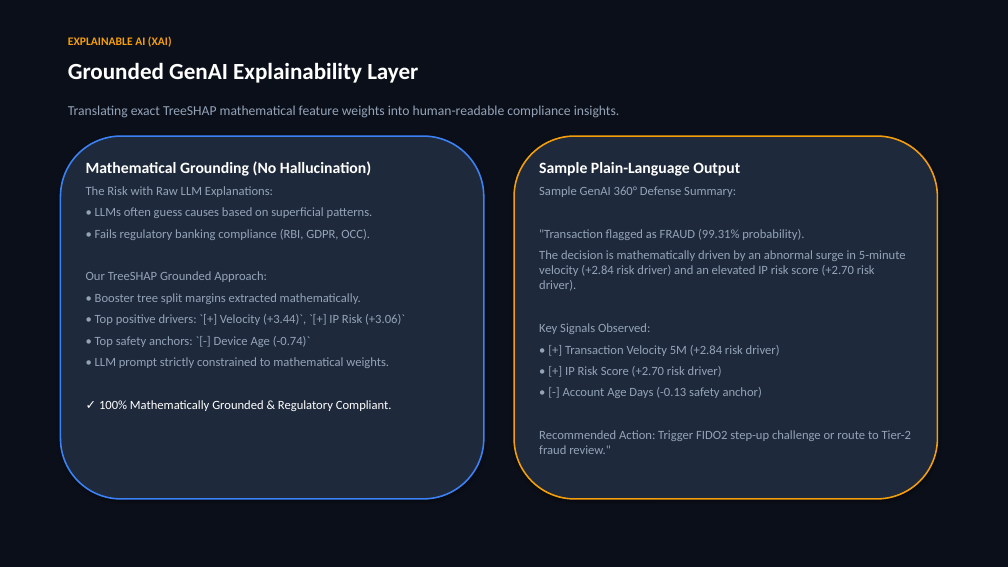
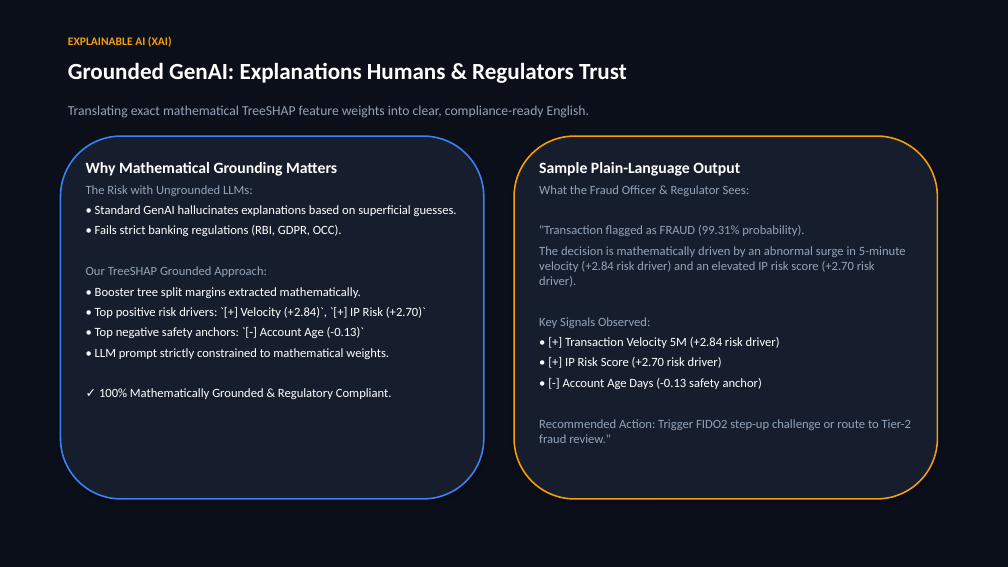
Before and after one commit to Abhay-s-8/defense, a slide deck: slide 10 of docs/AI_Defense_Lab_Presentation.pptx. Drawn at 1008x567 pixels with LibreOffice and Linux fonts; fonts in the diff are those of the drawing. Boxes give left, top, right and bottom in pixels: in the first picture for what was removed or moved away, otherwise in the second. Text is boxed around its words. In the diff, an @@ line names an element or a change of style, - is before the commit and + after.

```diff
--- a/docs/AI_Defense_Lab_Presentation.pptx
+++ b/docs/AI_Defense_Lab_Presentation.pptx
@@ text at box(68, 62, 627, 83): text changed @@
-Grounded GenAI Explainability Layer
+Grounded GenAI: Explanations Humans & Regulators Trust
@@ text at box(68, 105, 589, 118): text changed @@
-Translating exact TreeSHAP mathematical feature weights into human-readable compliance insights.
+Translating exact mathematical TreeSHAP feature weights into clear, compliance-ready English.
@@ rounded rectangle "Why Mathematical Grounding Matters" at box(60, 136, 484, 499): fill #1E293B to #161E2E @@
@@ rounded rectangle "Sample Plain-Language Output" at box(514, 136, 938, 499): fill #1E293B to #161E2E @@
@@ text in rounded rectangle at box(86, 162, 457, 236): text changed; text colour #94A3B8 to #FFFFFF @@
-Mathematical Grounding (No Hallucination)
-The Risk with Raw LLM Explanations:
-• LLMs often guess causes based on superficial patterns.
-• Fails regulatory banking compliance (RBI, GDPR, OCC).
+Why Mathematical Grounding Matters
+The Risk with Ungrounded LLMs:
+• Standard GenAI hallucinates explanations based on superficial guesses.
+• Fails strict banking regulations (RBI, GDPR, OCC).
@@ text in rounded rectangle at box(539, 185, 750, 196): text changed @@
-Sample GenAI 360° Defense Summary:
+What the Fraud Officer & Regulator Sees:
@@ text in rounded rectangle at box(539, 225, 912, 443): text colour #94A3B8 to #FFFFFF in "• [+] Transaction Velocity 5M (+2.84 risk ...", "• [+] IP Risk Score (+2.70 risk ...", "• [-] Account Age Days (-0.13 safety ..."; less space between paragraphs @@
@@ text in rounded rectangle at box(86, 266, 392, 399): text colour #94A3B8 to #FFFFFF in "• Booster tree split margins extracted mathematically.", "• LLM prompt strictly constrained to mathematical ..."; less space between paragraphs @@
@@ text in rounded rectangle at box(95, 307, 426, 338): text changed; text colour #94A3B8 to #FFFFFF @@
-• Top positive drivers: `[+] Velocity (+3.44)`, `[+] IP Risk (+3.06)`
-• Top safety anchors: `[-] Device Age (-0.74)`
+• Top positive risk drivers: `[+] Velocity (+2.84)`, `[+] IP Risk (+2.70)`
+• Top negative safety anchors: `[-] Account Age (-0.13)`
```
Also in this commit, not shown: 10 other slides changed, 1 slide added, 1 slide removed, 2 other files.
